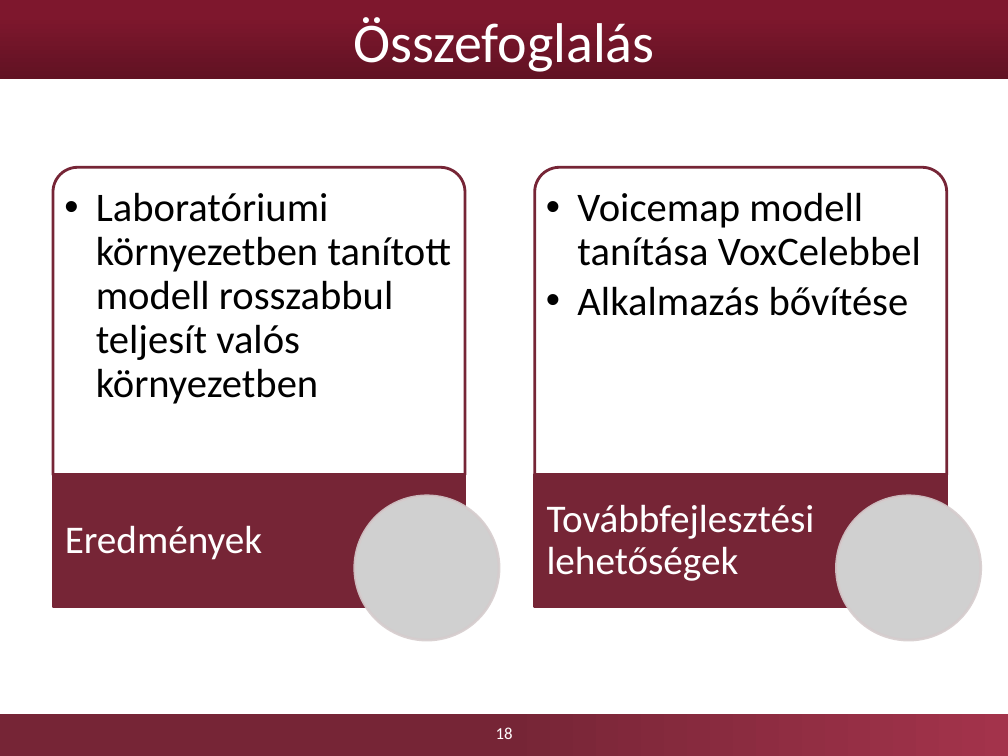
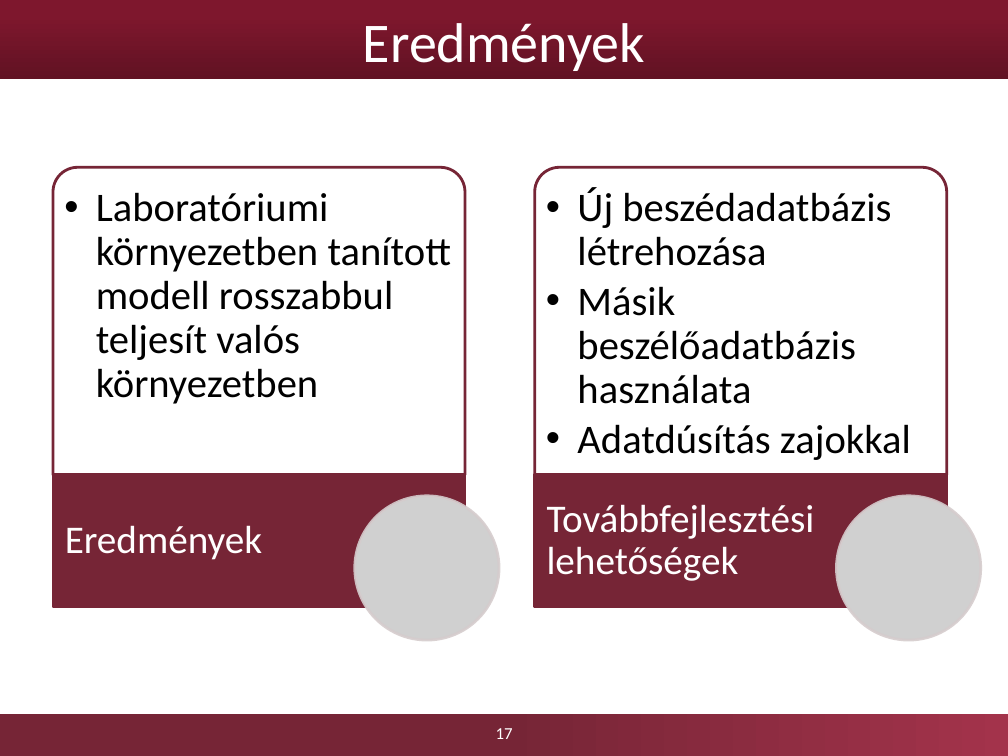
Before and after one commit to Lehel44/diploma, a slide deck: slide 17 of boer-lehel-msc-diplomaterv-prezentacio.pptx (slide 18 before the commit). Drawn at 1008x756 pixels with LibreOffice and Linux fonts; fonts in the diff are those of the drawing; grey boxes stand for pictures; background and template pictures are left out. Boxes give left, top, right and bottom in pixels: in the first picture for what was removed or moved away, otherwise in the second. Text is boxed around its words. In the diff, an @@ line names an element or a change of style, - is before the commit and + after.

```diff
--- a/boer-lehel-msc-diplomaterv-prezentacio.pptx
+++ b/boer-lehel-msc-diplomaterv-prezentacio.pptx
@@ title at (363,23,645,71): text changed @@
-Összefoglalás
+Eredmények
@@ text at (577,188,911,460): text changed @@
-  • Voicemap modell tanítása VoxCelebbel
-  • Alkalmazás bővítése
+  • Új beszédadatbázis létrehozása
+  • Másik beszélőadatbázis használata
+  • Adatdúsítás zajokkal
@@ page number at (496,728,513,739): text changed @@
-18
+17
```
Also in this commit, not shown: 16 other slides changed, 1 slide added, 2 slides removed.
